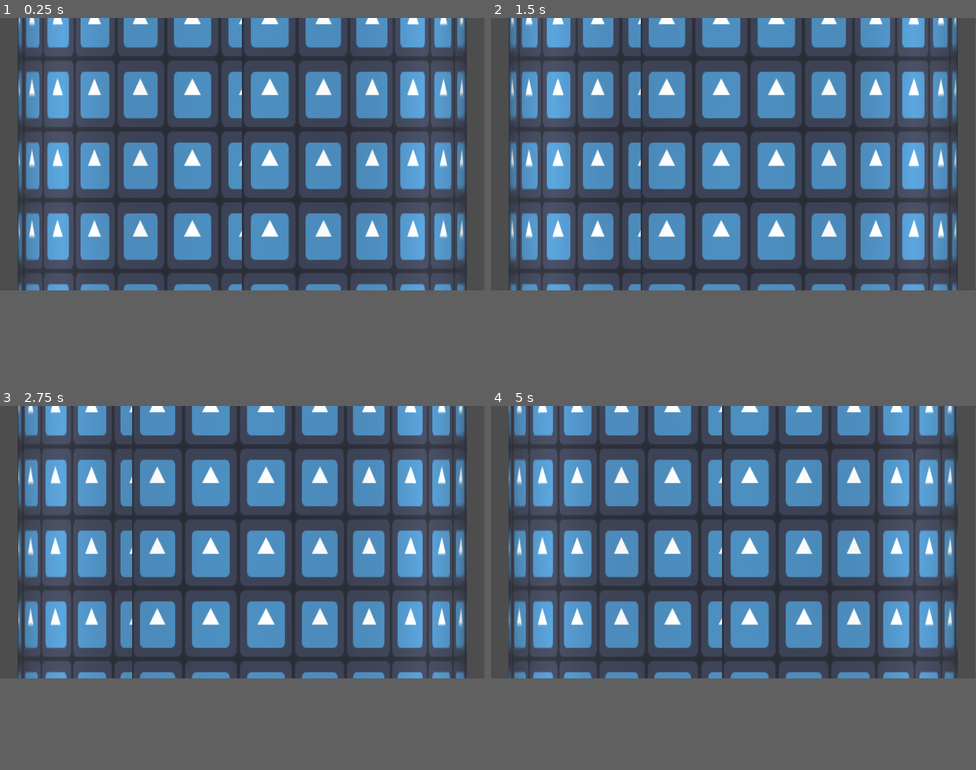
Above: before the commit, frames 1-4 (two rows, left to right).
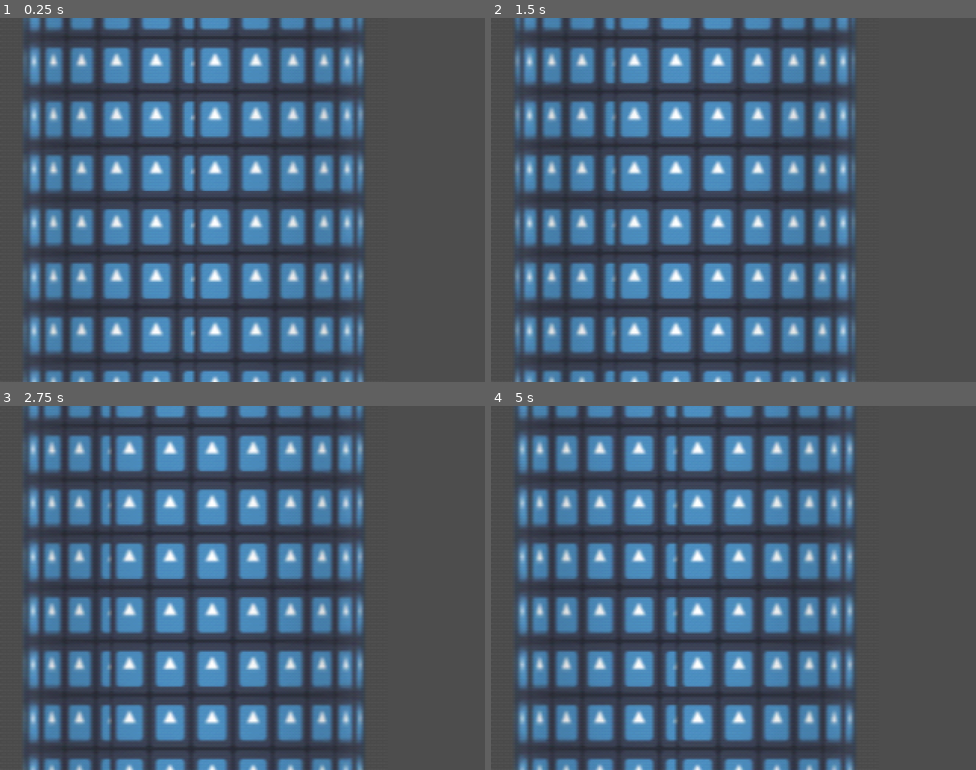
Above: after the commit, the same moments.

Repository: gracedes/tower-platformer
Game: Godot game, scene res://scenes/test.tscn
Same seed, same stepped clock (60 frames per second), same inputs: the game is played once before the commit and once after it. The engine's default icon, where the game draws it, is replaced by a stand-in: a white triangle on a blue panel in a dark square.
Inputs:
- Up to frame 1 (0.25 s): no input
- Up to frame 2 (1.5 s): tap Enter at 0.5 s; hold D (right) 0.53-1.28 s; hold A (left) from 1.28 s (still down)
- Up to frame 3 (2.75 s): release A (left) at 2.03 s; hold D (right) from 2.03 s (still down)
- Up to frame 4 (5 s): release D (right) at 3.53 s; hold A (left) from 3.53 s (still down)
In our replay, the window is 799x449 before the commit and 800x600 after it. These sizes can differ from the game's own. Grey fills any space a smaller window leaves; there, only what the larger window draws over its background counts as a difference.

The runs differ from the first frame. In frame 1, 58% of the frame differs, in the area x 3-97%, y 0-100%; in frame 2, 55%; in frame 3, 56%; in frame 4, 58%.

Commit message:
n64 shaders

Diff:
--- /dev/null
+++ b/post-process/pp_dither-band.tres
@@ -0,0 +1,11 @@
+[gd_resource type="ShaderMaterial" load_steps=3 format=3 uid="uid://c8e7ck31g8wbs"]
+
+[ext_resource type="Shader" path="res://shaders/pp_band-dither.gdshader" id="1"]
+[ext_resource type="Texture2D" uid="uid://b6kcbughmhco" path="res://shaders/psxdither.png" id="2"]
+
+[resource]
+shader = ExtResource("1")
+shader_parameter/col_depth = 24.0
+shader_parameter/dither_banding = true
+shader_parameter/enabled = true
+shader_parameter/dither_tex = ExtResource("2")
--- /dev/null
+++ b/post-process/pp_h-blur.tres
@@ -0,0 +1,9 @@
+[gd_resource type="ShaderMaterial" load_steps=2 format=3 uid="uid://j8bsdv5386ih"]
+
+[ext_resource type="Shader" path="res://shaders/gaussian-blur.gdshader" id="1"]
+
+[resource]
+shader = ExtResource("1")
+shader_parameter/h = 1.0
+shader_parameter/v = 0.0
+shader_parameter/enabled = true
--- a/project.godot
+++ b/project.godot
@@ -14,6 +14,13 @@
 run/main_scene="uid://5e35t3kgsfqp"
 config/features=PackedStringArray("4.6", "GL Compatibility")
 config/icon="res://icon.svg"
+
+[display]
+
+window/size/viewport_width=960
+window/size/viewport_height=720
+window/stretch/mode="viewport"
+window/vsync/vsync_mode=0
 
 [input]
 
@@ -37,5 +44,3 @@
 [rendering]
 
 rendering_device/driver.windows="d3d12"
-renderer/rendering_method="gl_compatibility"
-renderer/rendering_method.mobile="gl_compatibility"
--- a/scenes/test.tscn
+++ b/scenes/test.tscn
@@ -2,6 +2,8 @@
 
 [ext_resource type="Script" uid="uid://xbg5ns06fw2w" path="res://stage/stage.gd" id="1_bl13t"]
 [ext_resource type="Texture2D" uid="uid://dfoajhkx0x5g3" path="res://icon.svg" id="2_iyx0m"]
+[ext_resource type="Material" uid="uid://j8bsdv5386ih" path="res://post-process/pp_h-blur.tres" id="3_74lek"]
+[ext_resource type="Material" uid="uid://c8e7ck31g8wbs" path="res://post-process/pp_dither-band.tres" id="4_j5jx5"]
 
 [sub_resource type="CylinderShape3D" id="CylinderShape3D_ppyta"]
 
@@ -15,7 +17,49 @@
 
 [node name="Node3D" type="Node3D" unique_id=1482438335]
 
-[node name="RigidBody3D" type="RigidBody3D" parent="." unique_id=1880038651]
+[node name="CanvasLayer" type="CanvasLayer" parent="." unique_id=1279873838]
+layer = 0
+
+[node name="hband" type="SubViewportContainer" parent="CanvasLayer" unique_id=2023762373]
+texture_filter = 1
+material = ExtResource("3_74lek")
+anchors_preset = 15
+anchor_right = 1.0
+anchor_bottom = 1.0
+offset_right = -192.0
+offset_bottom = 72.0
+grow_horizontal = 2
+grow_vertical = 2
+mouse_filter = 2
+stretch = true
+stretch_shrink = 3
+
+[node name="SubViewport" type="SubViewport" parent="CanvasLayer/hband" unique_id=1218547657]
+handle_input_locally = false
+canvas_item_default_texture_filter = 0
+size = Vector2i(256, 264)
+render_target_update_mode = 4
+
+[node name="dither" type="SubViewportContainer" parent="CanvasLayer/hband/SubViewport" unique_id=2051056291]
+material = ExtResource("4_j5jx5")
+anchors_preset = 15
+anchor_right = 1.0
+anchor_bottom = 1.0
+grow_horizontal = 2
+grow_vertical = 2
+mouse_filter = 2
+stretch = true
+
+[node name="SubViewport" type="SubViewport" parent="CanvasLayer/hband/SubViewport/dither" unique_id=2089884713]
+handle_input_locally = false
+msaa_3d = 1
+canvas_item_default_texture_filter = 0
+audio_listener_enable_2d = true
+audio_listener_enable_3d = true
+size = Vector2i(256, 264)
+render_target_update_mode = 4
+
+[node name="RigidBody3D" type="RigidBody3D" parent="CanvasLayer/hband/SubViewport/dither/SubViewport" unique_id=1880038651]
 axis_lock_linear_x = true
 axis_lock_linear_y = true
 axis_lock_linear_z = true
@@ -25,18 +69,19 @@
 script = ExtResource("1_bl13t")
 ROTATE_SPEED = 0.75
 
-[node name="CollisionShape3D" type="CollisionShape3D" parent="RigidBody3D" unique_id=1700223491]
+[node name="CollisionShape3D" type="CollisionShape3D" parent="CanvasLayer/hband/SubViewport/dither/SubViewport/RigidBody3D" unique_id=1700223491]
 transform = Transform3D(7, 0, 0, 0, 7, 0, 0, 0, 7, 0, 0, 0)
 shape = SubResource("CylinderShape3D_ppyta")
 
-[node name="MeshInstance3D" type="MeshInstance3D" parent="RigidBody3D/CollisionShape3D" unique_id=949578117]
+[node name="MeshInstance3D" type="MeshInstance3D" parent="CanvasLayer/hband/SubViewport/dither/SubViewport/RigidBody3D/CollisionShape3D" unique_id=949578117]
 mesh = SubResource("CylinderMesh_g14j6")
 
-[node name="Camera3D" type="Camera3D" parent="." unique_id=453124377]
-transform = Transform3D(1, 0, 0, 0, 1, 0, 0, 0, 1, 0, 0, 5.851)
+[node name="Camera3D" type="Camera3D" parent="CanvasLayer/hband/SubViewport/dither/SubViewport" unique_id=453124377]
+transform = Transform3D(1, 0, 0, 0, 1, 0, 0, 0, 1, 0, 0, 10)
+keep_aspect = 0
 projection = 1
 current = true
-size = 4.24
+size = 7.944
 
-[node name="DirectionalLight3D" type="DirectionalLight3D" parent="." unique_id=975401242]
+[node name="DirectionalLight3D" type="DirectionalLight3D" parent="CanvasLayer/hband/SubViewport/dither/SubViewport" unique_id=975401242]
 transform = Transform3D(1, 0, 0, 0, 1, 0, 0, 0, 1, 0, 0, 6.887521)
--- /dev/null
+++ b/shaders/gaussian-blur.gdshader
@@ -0,0 +1,29 @@
+shader_type canvas_item;
+
+uniform float h = 1;
+uniform float v = 0;
+uniform bool enabled = true;
+
+void fragment()
+{
+	// float kernel[] = {0.06136, 0.24477, 0.38774, 0.24477, 0.06136};
+	float kernel[] = {0.31946576033846985, 0.3610684793230603, 0.31946576033846985};
+	vec2 px = TEXTURE_PIXEL_SIZE;
+	vec4 col = vec4(0);
+
+	if (enabled)
+	{
+		for (int i = 0; i < kernel.length(); i++)
+		{
+			// int radius = (kernel.length() - 1) / 2;  // This is wrong for some reason?
+			int radius = 1;
+			int distance = i - radius;
+			col += texture(TEXTURE, UV + px * vec2(h * float(distance), v * float(distance))) * kernel[i];
+		}
+		COLOR = col;
+	}
+	else
+	{
+		COLOR = texture(TEXTURE, UV);
+	}
+}
--- /dev/null
+++ b/shaders/light-volume.gdshader
@@ -0,0 +1,8 @@
+shader_type spatial;
+render_mode unshaded, shadows_disabled, blend_add, depth_draw_opaque, cull_disabled;
+
+void fragment()
+{
+	ALBEDO = COLOR.rgb;
+	ALPHA = 1.0 - UV.y;
+}
--- /dev/null
+++ b/shaders/n64_lit.gdshader
@@ -0,0 +1,7 @@
+shader_type spatial;
+
+#define LIT diffuse_lambert, vertex_lighting
+#define DEPTH depth_draw_opaque
+#define BLEND blend_mix
+
+#include "n64_base.gdshaderinc"
--- /dev/null
+++ b/shaders/n64_lit_metal.gdshader
@@ -0,0 +1,8 @@
+shader_type spatial;
+
+#define LIT diffuse_lambert, vertex_lighting
+#define DEPTH depth_draw_opaque
+#define BLEND blend_mix
+#define METAL
+
+#include "n64_base.gdshaderinc"
--- /dev/null
+++ b/shaders/n64_lit_transparent.gdshader
@@ -0,0 +1,8 @@
+shader_type spatial;
+
+#define LIT diffuse_lambert, vertex_lighting
+#define DEPTH depth_draw_opaque
+#define BLEND blend_mix
+#define ALPHA_BLEND
+
+#include "n64_base.gdshaderinc"
--- /dev/null
+++ b/shaders/n64_unlit_particle.gdshader
@@ -0,0 +1,8 @@
+shader_type spatial;
+
+#define LIT unshaded
+#define DEPTH depth_draw_always
+#define BLEND blend_mix
+#define ALPHA_SCISSOR
+
+#include "n64_base.gdshaderinc"
--- /dev/null
+++ b/shaders/pp_band-dither.gdshader
@@ -0,0 +1,20 @@
+shader_type canvas_item;
+// originally based on https://github.com/WittyCognomen/godot-psx-shaders-demo/blob/master/shaders/psx_dither_post.shader
+
+uniform sampler2D dither_tex: hint_default_white, filter_nearest, repeat_enable;
+uniform float col_depth = 24.0;
+uniform bool dither_banding = true;
+uniform bool enabled = true;
+
+void fragment() {
+	COLOR = texture(TEXTURE, SCREEN_UV);
+
+	if (enabled)
+	{
+		vec2 dith_size = vec2(textureSize(dither_tex,0)); // for GLES2: substitute for the dimensions of the dithering matrix
+		vec2 buf_size = vec2(textureSize(TEXTURE,0));
+		vec3 dith = texture(dither_tex, SCREEN_UV*(buf_size/dith_size)).rgb;
+		dith -= 0.5;
+		COLOR.rgb = round(COLOR.rgb*col_depth + dith * (dither_banding ? 1.0 : 0.0)) / col_depth;
+	}
+}
Not shown, added: shaders/gaussian-blur.gdshader.uid
Not shown, added: shaders/light-volume.gdshader.uid
Not shown, added: shaders/n64_base.gdshaderinc
Not shown, added: shaders/n64_base.gdshaderinc.uid
Not shown, added: shaders/n64_lit.gdshader.uid
Not shown, added: shaders/n64_lit_metal.gdshader.uid
Not shown, added: shaders/n64_lit_transparent.gdshader.uid
Not shown, added: shaders/n64_unlit_particle.gdshader.uid
Not shown, added: shaders/pp_band-dither.gdshader.uid
Binary file added: shaders/psxdither.png
Not shown, added: shaders/psxdither.png.import
